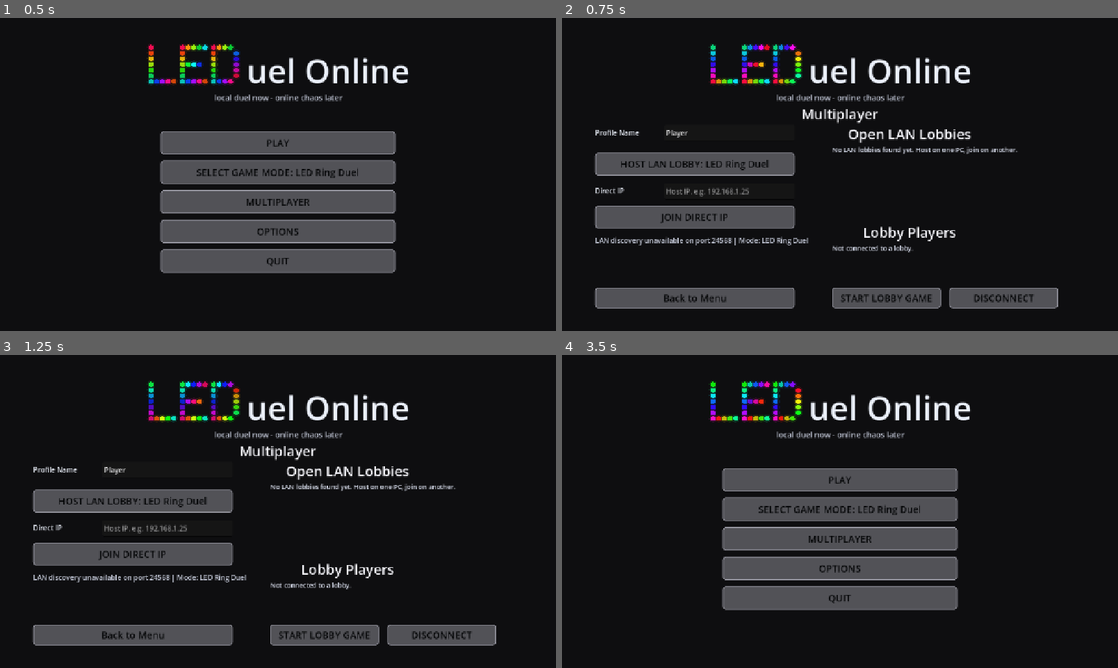
Above: before the commit, frames 1-4 (two rows, left to right).
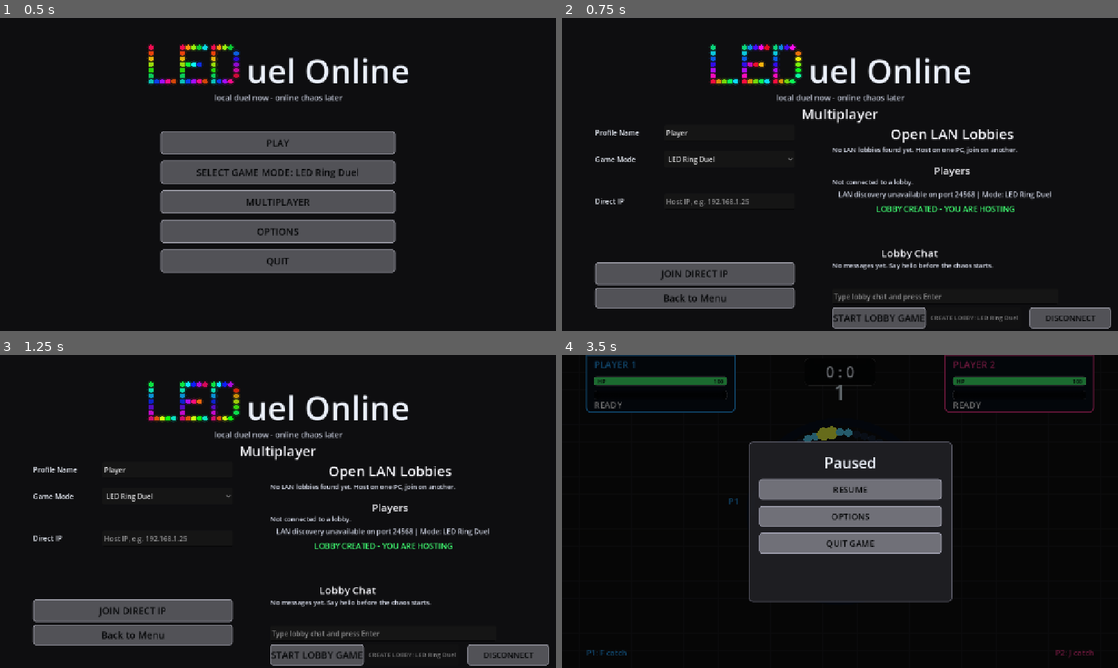
Above: after the commit, the same moments.

Repository: jake780/SkillChecker
Game: Godot game, scene res://scenes/main/Main.tscn
Two runs of this game, one before a commit and one after it. Both use one fixed random seed, a clock stepped at 60 frames per second and the inputs below.
Inputs:
- Up to frame 1 (0.5 s): no input
- Up to frame 2 (0.75 s): click "MULTIPLAYER" at 0.5 s
- Up to frame 3 (1.25 s): no input
- Up to frame 4 (3.5 s): click "START LOBBY GAME" at 1.25 s; tap Enter at 2 s; hold D (p1_right) 2.03-2.78 s; tap F (p1_catch) at 2.1 s; hold Escape (menu_back) from 2.78 s (still down); tap J (p2_catch) at 2.85 s

Frame 1 is identical in both runs. In frame 2, 15% of the frame differs, in the area x 5-99%, y 35-100%; in frame 3, 15%; in frame 4, 22%, in the area x 4-96%, y 0-97%.

Commit message:
New update

Diff:
--- a/scripts/main/Main.gd
+++ b/scripts/main/Main.gd
@@ -7,19 +7,24 @@
 const LED_PONG_SCENE := preload("res://scenes/pong/LEDPongArena.tscn")
 
 var current_scene: Node
+var context_layer: CanvasLayer
+var context_panel: Control
+var quick_options: Control
 
 func _ready() -> void:
 	AudioBuses.ensure_buses()
 	InputConfig.ensure_default_actions()
 	NetworkManager.network_game_requested.connect(_start_game)
+	_build_context_menu()
 	_show_menu()
 
 func _unhandled_input(event: InputEvent) -> void:
 	if current_scene != null and current_scene.name != "MainMenu" and event.is_action_pressed("menu_back"):
-		_show_menu()
+		_toggle_context_menu()
 		get_viewport().set_input_as_handled()
 
 func _show_menu() -> void:
+	_hide_context_menu()
 	_clear_current_scene()
 	var menu := MAIN_MENU_SCENE.instantiate()
 	menu.play_pressed.connect(_start_game)
@@ -27,6 +32,7 @@
 	current_scene = menu
 
 func _start_game(mode_id: String) -> void:
+	_hide_context_menu()
 	_clear_current_scene()
 	var arena: Node
 	if mode_id == "led_pong":
@@ -40,3 +46,178 @@
 	if current_scene != null:
 		current_scene.queue_free()
 		current_scene = null
+
+func _build_context_menu() -> void:
+	context_layer = CanvasLayer.new()
+	context_layer.layer = 50
+	add_child(context_layer)
+
+	context_panel = Control.new()
+	context_panel.visible = false
+	context_panel.anchor_right = 1.0
+	context_panel.anchor_bottom = 1.0
+	context_layer.add_child(context_panel)
+
+	var shade := ColorRect.new()
+	shade.color = Color(0.0, 0.0, 0.0, 0.58)
+	shade.anchor_right = 1.0
+	shade.anchor_bottom = 1.0
+	context_panel.add_child(shade)
+
+	var menu_box := PanelContainer.new()
+	menu_box.anchor_left = 0.5
+	menu_box.anchor_right = 0.5
+	menu_box.anchor_top = 0.5
+	menu_box.anchor_bottom = 0.5
+	menu_box.offset_left = -210.0
+	menu_box.offset_right = 210.0
+	menu_box.offset_top = -160.0
+	menu_box.offset_bottom = 160.0
+	menu_box.add_theme_stylebox_override("panel", _panel_style(Color(0.12, 0.12, 0.135, 0.98)))
+	context_panel.add_child(menu_box)
+
+	var layout := VBoxContainer.new()
+	layout.add_theme_constant_override("separation", 14)
+	layout.custom_minimum_size = Vector2(420.0, 320.0)
+	menu_box.add_child(layout)
+
+	var title := Label.new()
+	title.text = "Paused"
+	title.horizontal_alignment = HORIZONTAL_ALIGNMENT_CENTER
+	title.add_theme_font_size_override("font_size", 34)
+	title.add_theme_color_override("font_color", Color(0.94, 0.96, 1.0))
+	layout.add_child(title)
+
+	var resume_button := _context_button("RESUME")
+	resume_button.pressed.connect(_hide_context_menu)
+	layout.add_child(resume_button)
+
+	var options_button := _context_button("OPTIONS")
+	options_button.pressed.connect(func() -> void: quick_options.visible = not quick_options.visible)
+	layout.add_child(options_button)
+
+	quick_options = VBoxContainer.new()
+	quick_options.visible = false
+	quick_options.add_theme_constant_override("separation", 8)
+	layout.add_child(quick_options)
+	quick_options.add_child(_make_context_slider("Master", 0.85, func(value: float) -> void: AudioBuses.set_master_volume(value)))
+	quick_options.add_child(_make_context_slider("Music", 0.75, func(value: float) -> void: AudioBuses.set_music_volume(value)))
+	quick_options.add_child(_make_context_slider("SFX", 0.9, func(value: float) -> void: AudioBuses.set_sfx_volume(value)))
+	quick_options.add_child(_make_context_window_row())
+
+	var quit_button := _context_button("QUIT GAME")
+	quit_button.pressed.connect(func() -> void:
+		NetworkManager.close_lobby()
+		_show_menu()
+	)
+	layout.add_child(quit_button)
+
+func _toggle_context_menu() -> void:
+	if context_panel == null:
+		return
+	context_panel.visible = not context_panel.visible
+	if context_panel.visible and quick_options != null:
+		quick_options.visible = false
+
+func _hide_context_menu() -> void:
+	if context_panel != null:
+		context_panel.visible = false
+
+func _context_button(text: String) -> Button:
+	var button := Button.new()
+	button.text = text
+	button.custom_minimum_size = Vector2(360.0, 48.0)
+	button.add_theme_font_size_override("font_size", 20)
+	button.add_theme_color_override("font_color", Color(0.02, 0.025, 0.03))
+	button.add_theme_color_override("font_hover_color", Color(0.02, 0.025, 0.03))
+	button.add_theme_color_override("font_pressed_color", Color(0.02, 0.025, 0.03))
+	button.add_theme_stylebox_override("normal", _button_style(Color(0.44, 0.44, 0.47)))
+	button.add_theme_stylebox_override("hover", _button_style(Color(0.56, 0.56, 0.6)))
+	button.add_theme_stylebox_override("pressed", _button_style(Color(0.32, 0.32, 0.35)))
+	return button
+
+func _make_context_slider(label_text: String, default_value: float, callback: Callable) -> HBoxContainer:
+	var row := HBoxContainer.new()
+	row.add_theme_constant_override("separation", 10)
+	var label := Label.new()
+	label.text = label_text
+	label.custom_minimum_size = Vector2(74.0, 0.0)
+	label.add_theme_color_override("font_color", Color(0.9, 0.92, 0.96))
+	row.add_child(label)
+
+	var slider := HSlider.new()
+	slider.min_value = 0.0
+	slider.max_value = 100.0
+	slider.step = 1.0
+	slider.value = default_value * 100.0
+	slider.size_flags_horizontal = Control.SIZE_EXPAND_FILL
+	row.add_child(slider)
+
+	var value := Label.new()
+	value.text = "%d%%" % int(slider.value)
+	value.custom_minimum_size = Vector2(48.0, 0.0)
+	value.horizontal_alignment = HORIZONTAL_ALIGNMENT_RIGHT
+	value.add_theme_color_override("font_color", Color(0.9, 0.92, 0.96))
+	row.add_child(value)
+
+	slider.value_changed.connect(func(new_value: float) -> void:
+		value.text = "%d%%" % int(new_value)
+		callback.call(new_value / 100.0)
+	)
+	return row
+
+func _make_context_window_row() -> HBoxContainer:
+	var row := HBoxContainer.new()
+	row.add_theme_constant_override("separation", 10)
+	var label := Label.new()
+	label.text = "Window"
+	label.custom_minimum_size = Vector2(74.0, 0.0)
+	label.add_theme_color_override("font_color", Color(0.9, 0.92, 0.96))
+	row.add_child(label)
+
+	var options := OptionButton.new()
+	options.size_flags_horizontal = Control.SIZE_EXPAND_FILL
+	options.add_item("Windowed")
+	options.add_item("Borderless")
+	options.add_item("Fullscreen")
+	options.item_selected.connect(_on_context_window_mode_selected)
+	row.add_child(options)
+	return row
+
+func _on_context_window_mode_selected(index: int) -> void:
+	match index:
+		0:
+			DisplayServer.window_set_flag(DisplayServer.WINDOW_FLAG_BORDERLESS, false)
+			DisplayServer.window_set_mode(DisplayServer.WINDOW_MODE_WINDOWED)
+		1:
+			DisplayServer.window_set_mode(DisplayServer.WINDOW_MODE_WINDOWED)
+			DisplayServer.window_set_flag(DisplayServer.WINDOW_FLAG_BORDERLESS, true)
+		2:
+			DisplayServer.window_set_flag(DisplayServer.WINDOW_FLAG_BORDERLESS, false)
+			DisplayServer.window_set_mode(DisplayServer.WINDOW_MODE_FULLSCREEN)
+
+func _button_style(color: Color) -> StyleBoxFlat:
+	var style := StyleBoxFlat.new()
+	style.bg_color = color
+	style.border_color = Color(0.62, 0.62, 0.68)
+	style.set_border_width_all(2)
+	style.corner_radius_top_left = 6
+	style.corner_radius_top_right = 6
+	style.corner_radius_bottom_left = 6
+	style.corner_radius_bottom_right = 6
+	return style
+
+func _panel_style(color: Color) -> StyleBoxFlat:
+	var style := StyleBoxFlat.new()
+	style.bg_color = color
+	style.border_color = Color(0.35, 0.35, 0.4)
+	style.set_border_width_all(2)
+	style.content_margin_left = 24.0
+	style.content_margin_top = 24.0
+	style.content_margin_right = 24.0
+	style.content_margin_bottom = 24.0
+	style.corner_radius_top_left = 8
+	style.corner_radius_top_right = 8
+	style.corner_radius_bottom_left = 8
+	style.corner_radius_bottom_right = 8
+	return style
--- a/scripts/network/NetworkManager.gd
+++ b/scripts/network/NetworkManager.gd
@@ -2,6 +2,7 @@
 
 signal lobby_changed()
 signal lobbies_changed()
+signal chat_changed()
 signal connection_status_changed(message: String)
 signal network_game_requested(mode_id: String)
 
@@ -16,6 +17,7 @@
 var status_message := "Offline"
 var player_profiles: Dictionary = {}
 var discovered_lobbies: Array[Dictionary] = []
+var chat_messages: Array[Dictionary] = []
 var network_match_active := false
 
 var peer: ENetMultiplayerPeer
@@ -70,6 +72,7 @@
 	player_profiles = {str(multiplayer.get_unique_id()): profile_name}
 	beacon_timer = 0.0
 	_set_status("Hosting LAN lobby on port %d" % GAME_PORT)
+	_add_local_chat_message("SYSTEM", "Lobby created. Waiting for players...")
 	lobby_changed.emit()
 
 func join_lobby(address: String) -> void:
@@ -85,6 +88,7 @@
 		return
 	multiplayer.multiplayer_peer = peer
 	_set_status("Connecting to %s..." % target)
+	_add_local_chat_message("SYSTEM", "Connecting to %s..." % target)
 	lobby_changed.emit()
 
 func join_discovered_lobby(index: int) -> void:
@@ -100,6 +104,8 @@
 		peer.close()
 		peer = null
 	player_profiles.clear()
+	chat_messages.clear()
+	chat_changed.emit()
 	_set_status(message)
 	lobby_changed.emit()
 
@@ -128,6 +134,15 @@
 		return 1
 	return 2
 
+func send_chat_message(text: String) -> void:
+	var cleaned := text.strip_edges()
+	if cleaned == "" or multiplayer.multiplayer_peer == null:
+		return
+	if multiplayer.is_server():
+		_broadcast_chat_message(profile_name, cleaned)
+	else:
+		_submit_chat_message.rpc_id(1, cleaned)
+
 @rpc("any_peer", "reliable")
 func _submit_profile(display_name: String) -> void:
 	if not multiplayer.is_server():
@@ -135,6 +150,15 @@
 	var sender_id: int = multiplayer.get_remote_sender_id()
 	player_profiles[str(sender_id)] = display_name.strip_edges()
 	_broadcast_lobby_state()
+	_sync_chat_history.rpc_id(sender_id, chat_messages)
+
+@rpc("any_peer", "reliable")
+func _submit_chat_message(text: String) -> void:
+	if not multiplayer.is_server():
+		return
+	var sender_id: int = multiplayer.get_remote_sender_id()
+	var sender_name := str(player_profiles.get(str(sender_id), "Player %d" % sender_id))
+	_broadcast_chat_message(sender_name, text.strip_edges())
 
 @rpc("authority", "call_local", "reliable")
 func _sync_lobby_state(profiles: Dictionary, mode_id: String) -> void:
@@ -152,14 +176,18 @@
 	if multiplayer.is_server():
 		player_profiles[str(peer_id)] = "Player %d" % peer_id
 		_broadcast_lobby_state()
+		_broadcast_system_chat_message("Player %d joined the lobby." % peer_id)
 
 func _on_peer_disconnected(peer_id: int) -> void:
 	if multiplayer.is_server():
+		var departing_name := str(player_profiles.get(str(peer_id), "Player %d" % peer_id))
 		player_profiles.erase(str(peer_id))
 		_broadcast_lobby_state()
+		_broadcast_system_chat_message("%s left the lobby." % departing_name)
 
 func _on_connected_to_server() -> void:
 	_set_status("Connected to lobby")
+	_add_local_chat_message("SYSTEM", "Connected to lobby.")
 	_submit_profile.rpc_id(1, profile_name)
 
 func _on_connection_failed() -> void:
@@ -171,6 +199,53 @@
 func _broadcast_lobby_state() -> void:
 	_sync_lobby_state.rpc(player_profiles, selected_mode)
 	lobby_changed.emit()
+
+func _broadcast_chat_message(sender_name: String, text: String) -> void:
+	if text == "":
+		return
+	var message: Dictionary = {
+		"sender": sender_name,
+		"text": text,
+		"system": false
+	}
+	_receive_chat_message.rpc(message)
+
+func _broadcast_system_chat_message(text: String) -> void:
+	var message: Dictionary = {
+		"sender": "SYSTEM",
+		"text": text,
+		"system": true
+	}
+	_receive_chat_message.rpc(message)
+
+func _add_local_chat_message(sender_name: String, text: String, system: bool = true) -> void:
+	chat_messages.append({
+		"sender": sender_name,
+		"text": text,
+		"system": system
+	})
+	_trim_chat_messages()
+	chat_changed.emit()
+
+@rpc("authority", "call_local", "reliable")
+func _receive_chat_message(message: Dictionary) -> void:
+	chat_messages.append(message)
+	_trim_chat_messages()
+	chat_changed.emit()
+
+@rpc("authority", "reliable")
+func _sync_chat_history(messages: Array) -> void:
+	chat_messages.clear()
+	for message in messages:
+		if message is Dictionary:
+			var typed_message: Dictionary = message
+			chat_messages.append(typed_message)
+	_trim_chat_messages()
+	chat_changed.emit()
+
+func _trim_chat_messages() -> void:
+	while chat_messages.size() > 60:
+		chat_messages.remove_at(0)
 
 func _start_discovery_listener() -> void:
 	discovery_socket = PacketPeerUDP.new()
--- a/scripts/pong/LEDPongArena.gd
+++ b/scripts/pong/LEDPongArena.gd
@@ -117,7 +117,7 @@
 				audio.play_round_start()
 			_sync_pong_state_if_ready(delta)
 			queue_redraw()
-		return
+			return
 
 		network_input_axes[1] = _local_axis_for_player(1)
 		_update_paddles_with_axes(delta, _network_axis_for_player(1), _network_axis_for_player(2))
--- a/scripts/ui/MainMenu.gd
+++ b/scripts/ui/MainMenu.gd
@@ -21,11 +21,15 @@
 var multiplayer_view: Control
 var mode_button: Button
 var multiplayer_status_label: Label
+var lobby_state_label: Label
 var lobby_list: VBoxContainer
 var player_list: VBoxContainer
+var chat_log: VBoxContainer
+var chat_input: LineEdit
 var host_button: Button
 var start_lobby_button: Button
 var direct_ip_input: LineEdit
+var multiplayer_mode_options: OptionButton
 var selected_mode := MODE_RING_DUEL
 var waiting_for_action := ""
 var keybind_buttons: Dictionary = {}
@@ -41,6 +45,7 @@
 	_build_multiplayer_view()
 	NetworkManager.lobby_changed.connect(_refresh_multiplayer_view)
 	NetworkManager.lobbies_changed.connect(_refresh_lobby_list)
+	NetworkManager.chat_changed.connect(_refresh_chat_log)
 	NetworkManager.connection_status_changed.connect(func(_message: String) -> void: _refresh_multiplayer_view())
 	_show_main_view()
 
@@ -216,66 +221,114 @@
 	profile_input.focus_exited.connect(func() -> void: NetworkManager.set_profile_name(profile_input.text))
 	multiplayer_view.add_child(profile_input)
 
-	host_button = _make_menu_button("HOST LAN LOBBY")
-	host_button.position = Vector2(76.0, 310.0)
-	host_button.custom_minimum_size = Vector2(460.0, 52.0)
-	host_button.pressed.connect(func() -> void: NetworkManager.host_lobby(selected_mode))
-	multiplayer_view.add_child(host_button)
+	var mode_label := _make_option_label("Game Mode")
+	mode_label.position = Vector2(76.0, 314.0)
+	mode_label.custom_minimum_size = Vector2(160.0, 30.0)
+	multiplayer_view.add_child(mode_label)
+
+	multiplayer_mode_options = OptionButton.new()
+	multiplayer_mode_options.position = Vector2(236.0, 306.0)
+	multiplayer_mode_options.custom_minimum_size = Vector2(300.0, 38.0)
+	multiplayer_mode_options.add_item(str(MODE_NAMES[MODE_RING_DUEL]))
+	multiplayer_mode_options.set_item_metadata(0, MODE_RING_DUEL)
+	multiplayer_mode_options.add_item(str(MODE_NAMES[MODE_LED_PONG]))
+	multiplayer_mode_options.set_item_metadata(1, MODE_LED_PONG)
+	multiplayer_mode_options.item_selected.connect(_on_multiplayer_mode_selected)
+	multiplayer_view.add_child(multiplayer_mode_options)
 
 	var ip_label := _make_option_label("Direct IP")
-	ip_label.position = Vector2(76.0, 386.0)
+	ip_label.position = Vector2(76.0, 410.0)
 	ip_label.custom_minimum_size = Vector2(160.0, 30.0)
 	multiplayer_view.add_child(ip_label)
 
 	direct_ip_input = LineEdit.new()
 	direct_ip_input.placeholder_text = "Host IP, e.g. 192.168.1.25"
-	direct_ip_input.position = Vector2(236.0, 380.0)
+	direct_ip_input.position = Vector2(236.0, 404.0)
 	direct_ip_input.custom_minimum_size = Vector2(300.0, 38.0)
 	direct_ip_input.text_submitted.connect(func(_text: String) -> void: NetworkManager.join_lobby(direct_ip_input.text))
 	multiplayer_view.add_child(direct_ip_input)
 
 	var join_button := _make_menu_button("JOIN DIRECT IP")
-	join_button.position = Vector2(76.0, 432.0)
+	join_button.position = Vector2(76.0, 562.0)
 	join_button.custom_minimum_size = Vector2(460.0, 52.0)
 	join_button.pressed.connect(func() -> void: NetworkManager.join_lobby(direct_ip_input.text))
 	multiplayer_view.add_child(join_button)
 
 	multiplayer_status_label = Label.new()
-	multiplayer_status_label.position = Vector2(76.0, 500.0)
-	multiplayer_status_label.custom_minimum_size = Vector2(460.0, 32.0)
+	multiplayer_status_label.position = Vector2(622.0, 394.0)
+	multiplayer_status_label.custom_minimum_size = Vector2(520.0, 30.0)
+	multiplayer_status_label.horizontal_alignment = HORIZONTAL_ALIGNMENT_CENTER
 	multiplayer_status_label.add_theme_font_size_override("font_size", 16)
 	multiplayer_status_label.add_theme_color_override("font_color", Color(0.78, 0.8, 0.86))
 	multiplayer_view.add_child(multiplayer_status_label)
 
-	var lobby_title := _make_heading("Open LAN Lobbies", Vector2(650.0, 244.0))
-	lobby_title.custom_minimum_size = Vector2(300.0, 38.0)
+	lobby_state_label = Label.new()
+	lobby_state_label.position = Vector2(622.0, 426.0)
+	lobby_state_label.custom_minimum_size = Vector2(520.0, 32.0)
+	lobby_state_label.horizontal_alignment = HORIZONTAL_ALIGNMENT_CENTER
+	lobby_state_label.add_theme_font_size_override("font_size", 18)
+	lobby_state_label.add_theme_color_override("font_color", Color(1.0, 0.9, 0.28))
+	multiplayer_view.add_child(lobby_state_label)
+
+	var lobby_title := _make_heading("Open LAN Lobbies", Vector2(718.0, 244.0))
+	lobby_title.custom_minimum_size = Vector2(360.0, 38.0)
 	multiplayer_view.add_child(lobby_title)
 
 	lobby_list = VBoxContainer.new()
 	lobby_list.position = Vector2(622.0, 292.0)
-	lobby_list.custom_minimum_size = Vector2(520.0, 158.0)
+	lobby_list.custom_minimum_size = Vector2(520.0, 42.0)
 	lobby_list.add_theme_constant_override("separation", 8)
 	multiplayer_view.add_child(lobby_list)
 
-	var players_title := _make_heading("Lobby Players", Vector2(650.0, 470.0))
-	players_title.custom_minimum_size = Vector2(300.0, 38.0)
+	var players_title := _make_heading("Players", Vector2(718.0, 334.0))
+	players_title.custom_minimum_size = Vector2(360.0, 32.0)
+	players_title.add_theme_font_size_override("font_size", 24)
 	multiplayer_view.add_child(players_title)
 
 	player_list = VBoxContainer.new()
-	player_list.position = Vector2(622.0, 518.0)
-	player_list.custom_minimum_size = Vector2(520.0, 92.0)
+	player_list.position = Vector2(622.0, 366.0)
+	player_list.custom_minimum_size = Vector2(520.0, 48.0)
 	player_list.add_theme_constant_override("separation", 6)
 	multiplayer_view.add_child(player_list)
 
+	var chat_title := _make_heading("Lobby Chat", Vector2(650.0, 524.0))
+	chat_title.custom_minimum_size = Vector2(300.0, 30.0)
+	chat_title.add_theme_font_size_override("font_size", 24)
+	multiplayer_view.add_child(chat_title)
+
+	chat_log = VBoxContainer.new()
+	chat_log.position = Vector2(622.0, 558.0)
+	chat_log.custom_minimum_size = Vector2(520.0, 62.0)
+	chat_log.add_theme_constant_override("separation", 2)
+	multiplayer_view.add_child(chat_log)
+
+	chat_input = LineEdit.new()
+	chat_input.position = Vector2(622.0, 624.0)
+	chat_input.custom_minimum_size = Vector2(520.0, 34.0)
+	chat_input.placeholder_text = "Type lobby chat and press Enter"
+	chat_input.text_submitted.connect(func(text: String) -> void:
+		NetworkManager.send_chat_message(text)
+		chat_input.text = ""
+	)
+	multiplayer_view.add_child(chat_input)
+
 	start_lobby_button = _make_menu_button("START LOBBY GAME")
-	start_lobby_button.position = Vector2(622.0, 620.0)
-	start_lobby_button.custom_minimum_size = Vector2(250.0, 48.0)
+	start_lobby_button.position = Vector2(622.0, 666.0)
+	start_lobby_button.custom_minimum_size = Vector2(200.0, 48.0)
 	start_lobby_button.pressed.connect(func() -> void: NetworkManager.start_game())
 	multiplayer_view.add_child(start_lobby_button)
 
+	host_button = _make_menu_button("CREATE LOBBY")
+	host_button.position = Vector2(842.0, 666.0)
+	host_button.custom_minimum_size = Vector2(214.0, 48.0)
+	host_button.add_theme_font_size_override("font_size", 14)
+	host_button.pressed.connect(func() -> void: NetworkManager.host_lobby(selected_mode))
+	multiplayer_view.add_child(host_button)
+
 	var disconnect_button := _make_menu_button("DISCONNECT")
-	disconnect_button.position = Vector2(892.0, 620.0)
-	disconnect_button.custom_minimum_size = Vector2(250.0, 48.0)
+	disconnect_button.position = Vector2(1076.0, 666.0)
+	disconnect_button.custom_minimum_size = Vector2(188.0, 48.0)
+	disconnect_button.add_theme_font_size_override("font_size", 18)
 	disconnect_button.pressed.connect(func() -> void: NetworkManager.close_lobby())
 	multiplayer_view.add_child(disconnect_button)
 
@@ -390,17 +443,50 @@
 	options_view.visible = false
 	mode_select_view.visible = false
 	multiplayer_view.visible = true
-	NetworkManager.set_selected_mode(selected_mode)
+	if not NetworkManager.is_connected_to_lobby():
+		NetworkManager.set_selected_mode(selected_mode)
 	_refresh_multiplayer_view()
 
 func _refresh_multiplayer_view() -> void:
 	if multiplayer_status_label == null:
 		return
+	if NetworkManager.is_connected_to_lobby():
+		selected_mode = NetworkManager.selected_mode
+	_update_multiplayer_mode_option()
 	multiplayer_status_label.text = "%s | Mode: %s" % [NetworkManager.status_message, MODE_NAMES.get(NetworkManager.selected_mode, "Unknown Mode")]
+	if NetworkManager.is_hosting():
+		lobby_state_label.text = "LOBBY CREATED - YOU ARE HOSTING"
+		lobby_state_label.add_theme_color_override("font_color", Color(0.25, 1.0, 0.45))
+	elif NetworkManager.is_connected_to_lobby():
+		lobby_state_label.text = "JOINED LOBBY - WAITING FOR HOST"
+		lobby_state_label.add_theme_color_override("font_color", Color(0.35, 0.78, 1.0))
+	else:
+		lobby_state_label.text = "NO LOBBY - CREATE OR JOIN MANUALLY"
+		lobby_state_label.add_theme_color_override("font_color", Color(1.0, 0.9, 0.28))
 	start_lobby_button.disabled = not NetworkManager.is_hosting()
-	host_button.text = "HOST LAN LOBBY: %s" % MODE_NAMES.get(selected_mode, "Unknown Mode")
+	host_button.disabled = NetworkManager.is_connected_to_lobby()
+	host_button.text = "CREATE LOBBY: %s" % MODE_NAMES.get(selected_mode, "Unknown Mode")
+	multiplayer_mode_options.disabled = NetworkManager.is_connected_to_lobby() and not NetworkManager.is_hosting()
+	chat_input.editable = NetworkManager.is_connected_to_lobby()
+	chat_input.placeholder_text = "Type lobby chat and press Enter" if NetworkManager.is_connected_to_lobby() else "Join or create a lobby to chat"
 	_refresh_lobby_list()
 	_refresh_player_list()
+	_refresh_chat_log()
+
+func _on_multiplayer_mode_selected(index: int) -> void:
+	var mode_id := str(multiplayer_mode_options.get_item_metadata(index))
+	selected_mode = mode_id
+	if not NetworkManager.is_connected_to_lobby() or NetworkManager.is_hosting():
+		NetworkManager.set_selected_mode(mode_id)
+	_refresh_multiplayer_view()
+
+func _update_multiplayer_mode_option() -> void:
+	if multiplayer_mode_options == null:
+		return
+	for i in range(multiplayer_mode_options.get_item_count()):
+		if str(multiplayer_mode_options.get_item_metadata(i)) == selected_mode:
+			multiplayer_mode_options.select(i)
+			return
 
 func _refresh_lobby_list() -> void:
 	if lobby_list == null:
@@ -436,6 +522,21 @@
 		var suffix := " (Host)" if str(peer_id) == "1" else ""
 		player_list.add_child(_make_list_label("%s%s" % [name, suffix]))
 
+func _refresh_chat_log() -> void:
+	if chat_log == null:
+		return
+	_clear_container(chat_log)
+	if NetworkManager.chat_messages.is_empty():
+		chat_log.add_child(_make_list_label("No messages yet. Say hello before the chaos starts."))
+		return
+	var start_index := maxi(0, NetworkManager.chat_messages.size() - 3)
+	for i in range(start_index, NetworkManager.chat_messages.size()):
+		var message: Dictionary = NetworkManager.chat_messages[i]
+		var sender := str(message.get("sender", "Player"))
+		var text := str(message.get("text", ""))
+		var line := "%s: %s" % [sender, text]
+		chat_log.add_child(_make_list_label(line))
+
 func _clear_container(container: Container) -> void:
 	for child in container.get_children():
 		child.queue_free()
